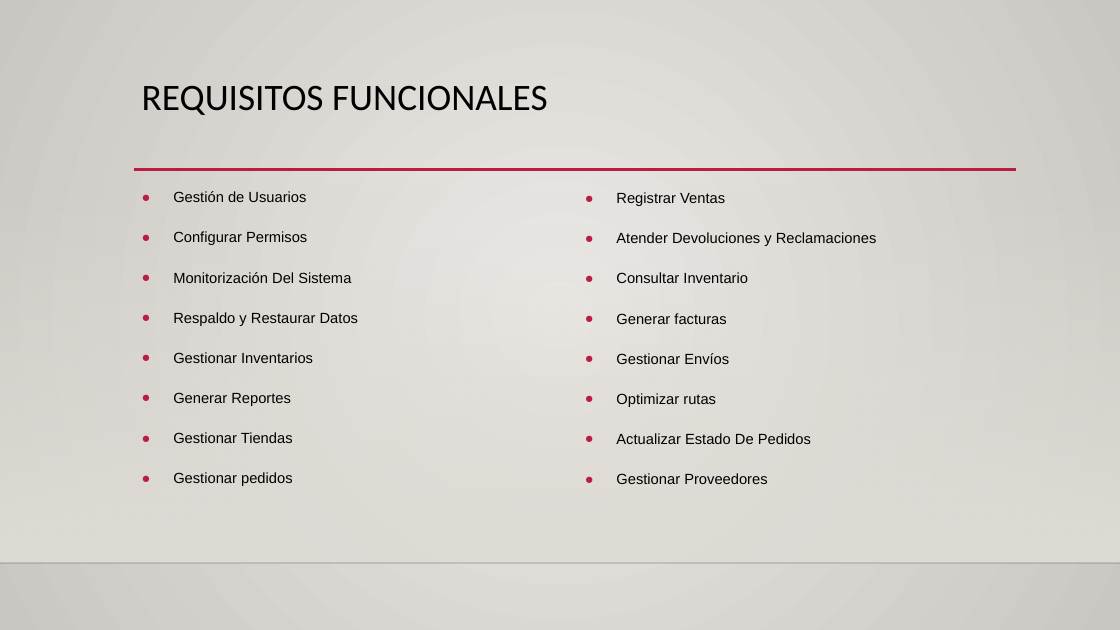
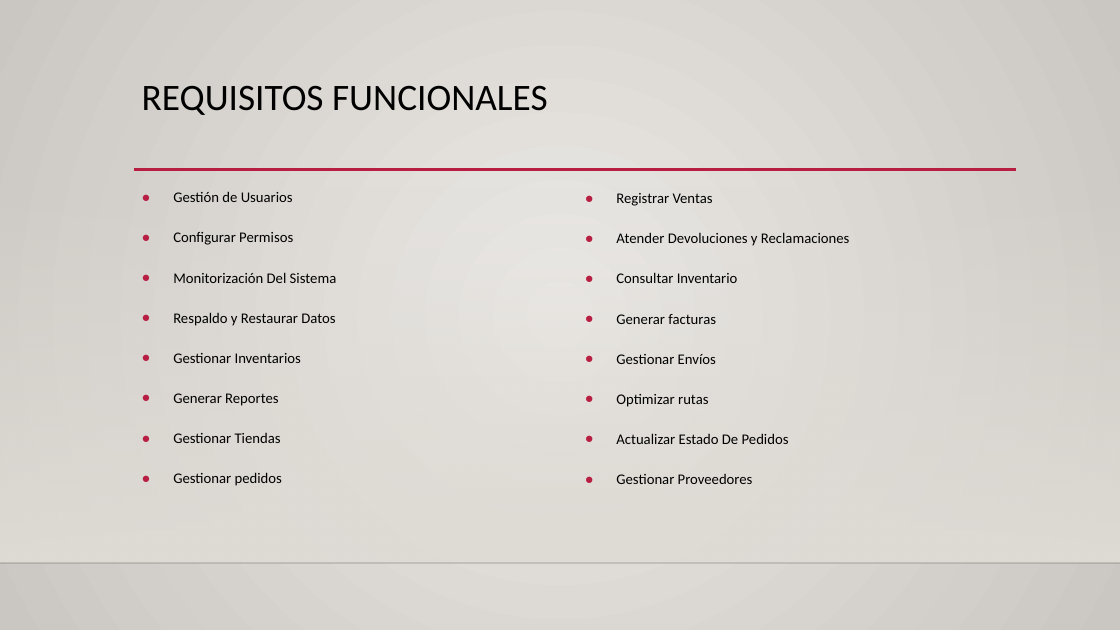
Before and after one commit to VicenteAlfaroS/Experiencia-1-Caso-3-nombre-Vicente-Alfaro, a slide deck: slide 4 of Presentacion caso 3.pptx. Drawn at 1120x630 pixels with LibreOffice and Linux fonts; fonts in the diff are those of the drawing; background and template pictures are left out. Boxes give left, top, right and bottom in pixels: in the first picture for what was removed or moved away, otherwise in the second. Text is boxed around its words. In the diff, an @@ line names an element or a change of style, - is before the commit and + after.

```diff
--- a/Presentacion caso 3.pptx
+++ b/Presentacion caso 3.pptx
@@ text "Gestión de Usuarios" at [173, 191, 337, 486]: font Arial to Calibri @@
@@ text "Registrar Ventas" at [616, 193, 850, 484]: font Arial to Calibri @@
```
Also in this commit, not shown: 4 other slides changed, 2 slides added.
